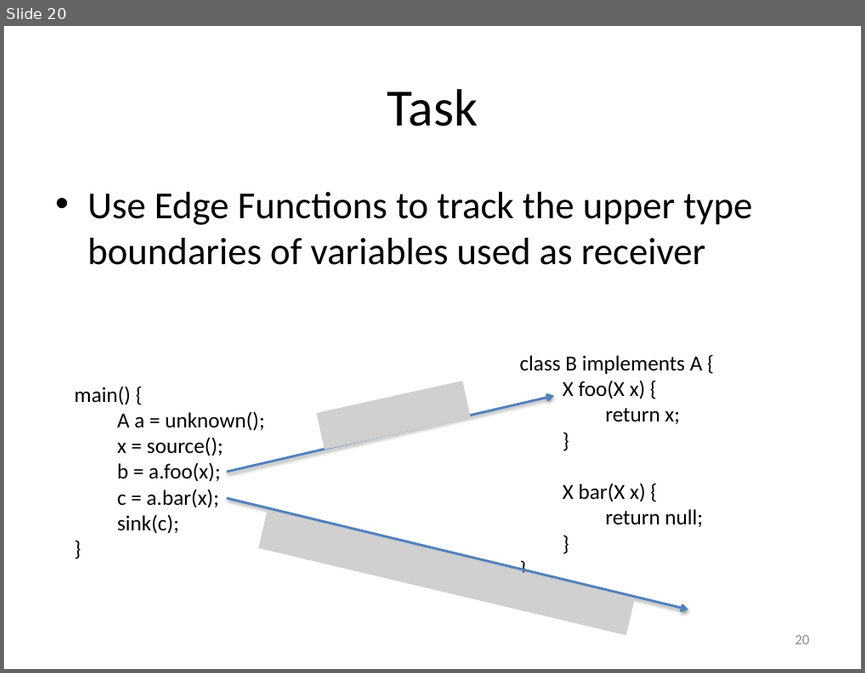
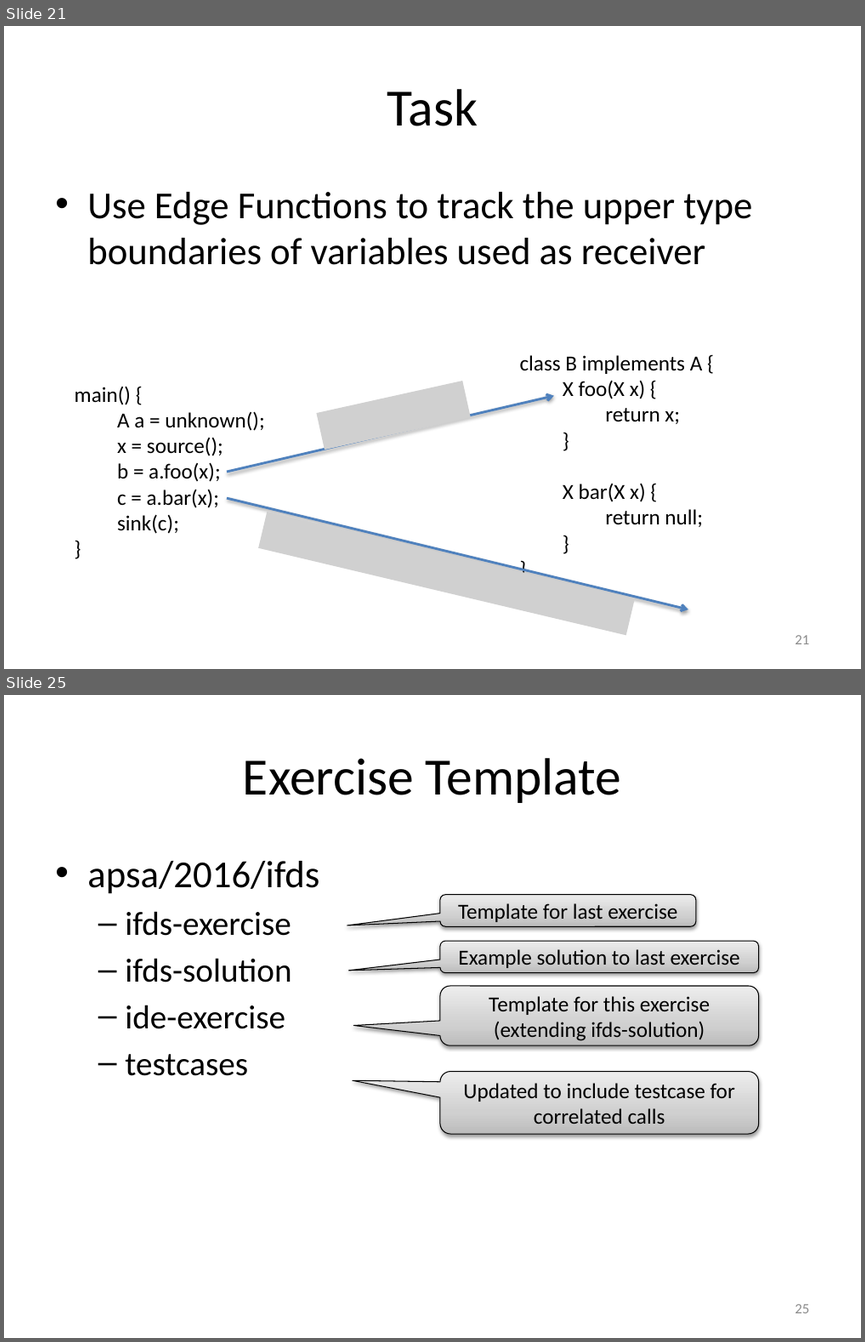
Before and after one commit to stg-tud/apsa, a slide deck: 2016/lecture/APSA-09-CFLRP-IDE.pptx. Shown one above the other, each under a label of ours: slide 20 before the commit, slides 21 and 25 after it; the slides between them are not shown. The pictures are 865x673 and 865x1342 pixels, drawn with LibreOffice and Linux fonts; fonts in the diff are those of the drawing; grey boxes stand for pictures. Boxes give left, top, right and bottom in pixels: in the first picture for what was removed or moved away, otherwise in the second. Text is boxed around its words. In the diff, an @@ line names an element or a change of style, - is before the commit and + after.

```diff
--- a/2016/lecture/APSA-09-CFLRP-IDE.pptx
+++ b/2016/lecture/APSA-09-CFLRP-IDE.pptx
@@ slide 25 added at (4,695,861,1338), background #FFFFFF @@
@@ title added at (243,758,621,803), 44 pt, text #000000 @@
+Exercise Template
@@ text added at (87,861,319,1076), 28 pt, text #000000 @@
+• apsa/2016/ifds
+  – ifds-exercise
+  – ifds-solution
+  – ide-exercise
+  – testcases
@@ rounded speech box added at (440,895,696,926), fill gradient #BDBDBD to #D1D1D1 to #EEEEEE, outline #000000 0.75 pt, 18 pt, text #000000 @@
+Template for last exercise
@@ rounded speech box added at (440,941,759,973), fill gradient #BDBDBD to #D1D1D1 to #EEEEEE, outline #000000 0.75 pt, 18 pt, text #000000 @@
+Example solution to last exercise
@@ rounded speech box added at (440,986,759,1045), fill gradient #BDBDBD to #D1D1D1 to #EEEEEE, outline #000000 0.75 pt, 18 pt, text #000000 @@
+Template for this exercise (extending ifds-solution)
@@ rounded speech box added at (440,1072,759,1134), fill gradient #BDBDBD to #D1D1D1 to #EEEEEE, outline #000000 0.75 pt, 18 pt, text #000000 @@
+Updated to include testcase for correlated calls
@@ page number added at (794,1304,809,1313), 12 pt, text #8C8C8C @@
+25
@@ what was slide 20 is now slide 21 @@
@@ page number at (794,635,809,644): text changed @@
-20
+21
```
Also in this commit, not shown: 7 slides changed, 2 other slides added, 1 other file.
